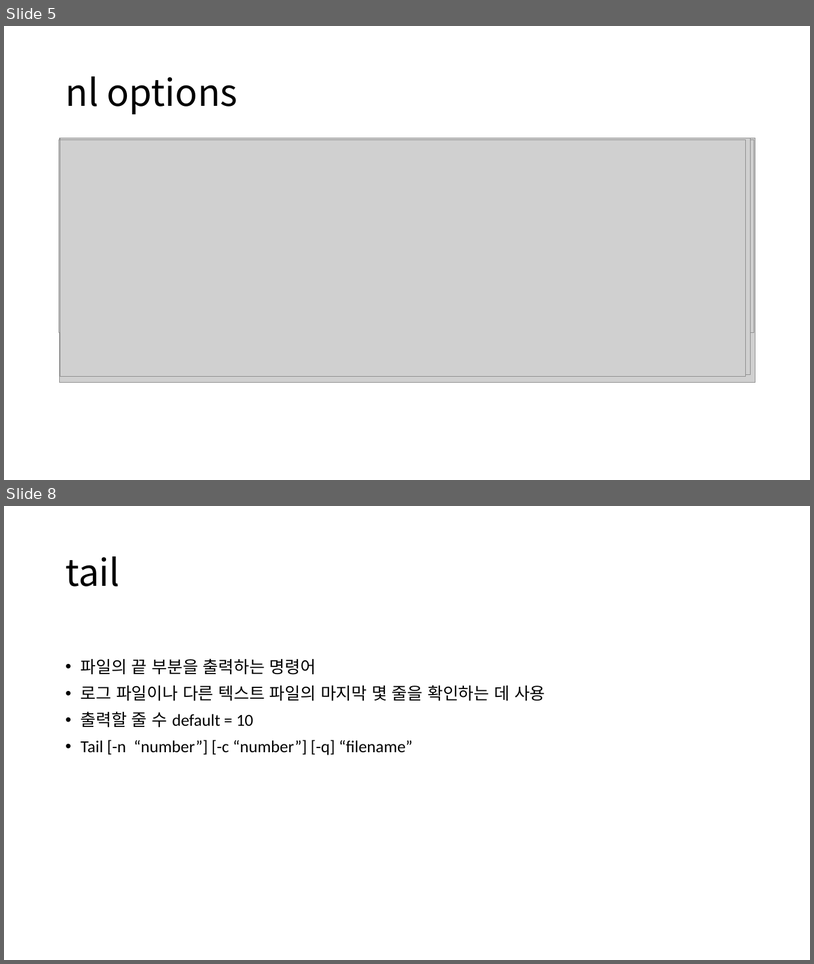
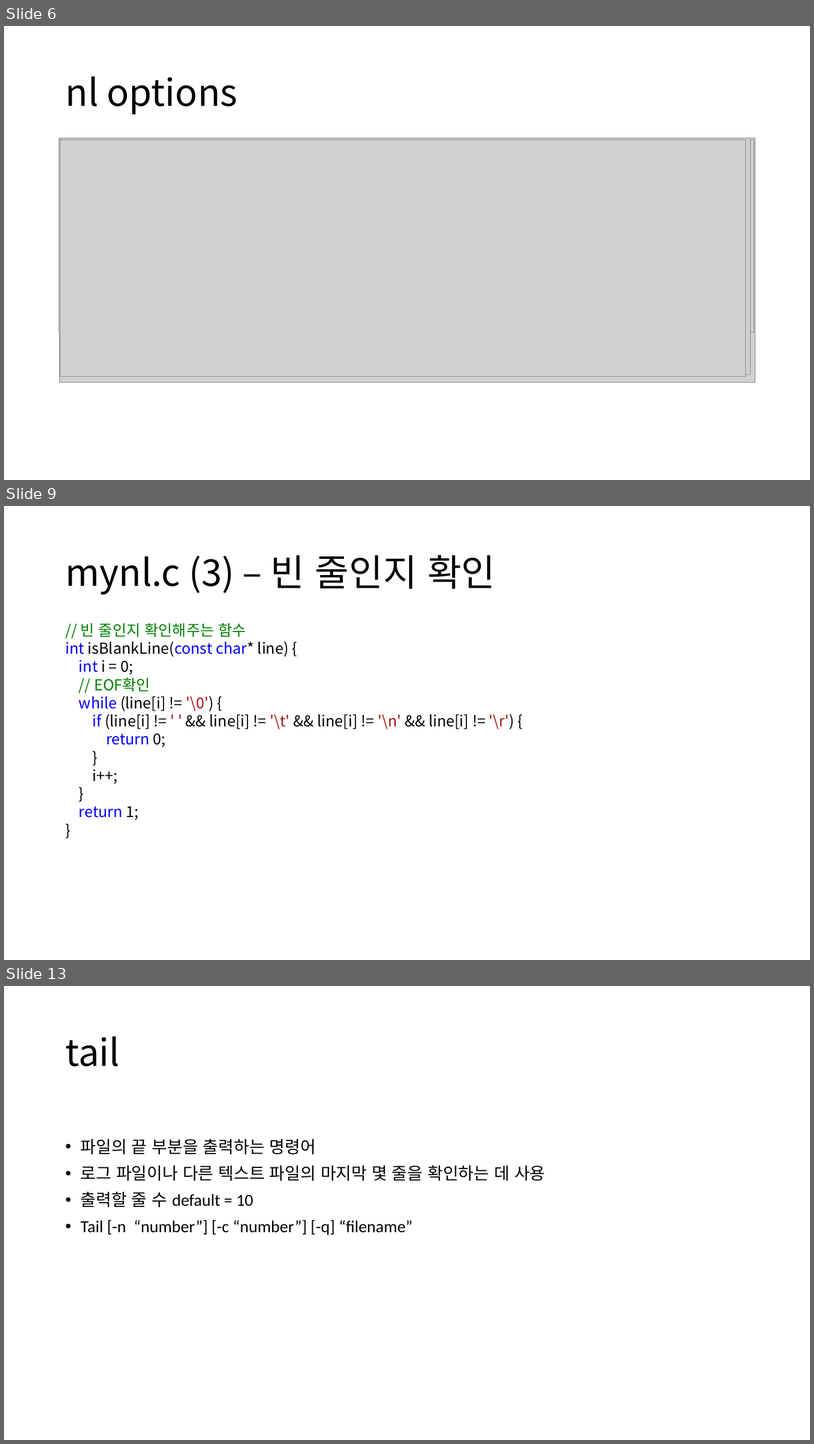
Before and after one commit to alscjf1329/SysP_3-1, a slide deck: Sys_final/SysP 기말.pptx. Shown one above the other, each under a label of ours: slides 5 and 8 before the commit, slides 6, 9 and 13 after it; the slides between them are not shown. The pictures are 814x964 and 814x1444 pixels, drawn with LibreOffice and Linux fonts; fonts in the diff are those of the drawing; grey boxes stand for pictures. Boxes give left, top, right and bottom in pixels: in the first picture for what was removed or moved away, otherwise in the second. Text is boxed around its words. In the diff, an @@ line names an element or a change of style, - is before the commit and + after.

```diff
--- a/Sys_final/SysP 기말.pptx
+++ b/Sys_final/SysP 기말.pptx
@@ slide 9 added at [4, 506, 810, 960], background #FFFFFF @@
@@ title added at [65, 555, 495, 595], 44 pt, text #000000 @@
+mynl.c (3) – 빈 줄인지 확인
@@ text added at [65, 623, 515, 820], 18 pt, text #000000 @@
+// 빈 줄인지 확인해주는 함수
+int isBlankLine(const char* line) {
+int i = 0;
+// EOF확인
+while (line[i] != '\0') {
+if (line[i] != ' ' && line[i] != '\t' && line[i] != '\n' && line[i] != '\r') {
+return 0;
+}
+i++;
+}
+return 1;
+}
@@ what was slide 5 is now slide 6 @@
@@ what was slide 8 is now slide 13 @@
```
Also in this commit, not shown: 3 slides changed, 5 other slides added, 1 slide removed, 5 other files.
